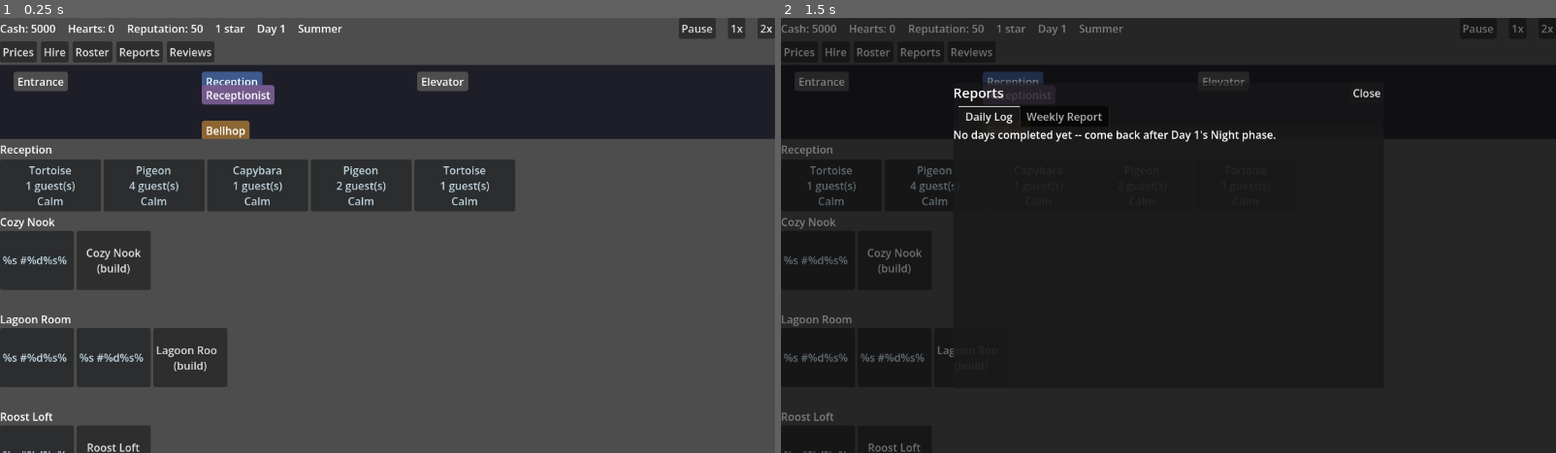
Above: before the commit, frames 1-2 (left to right).
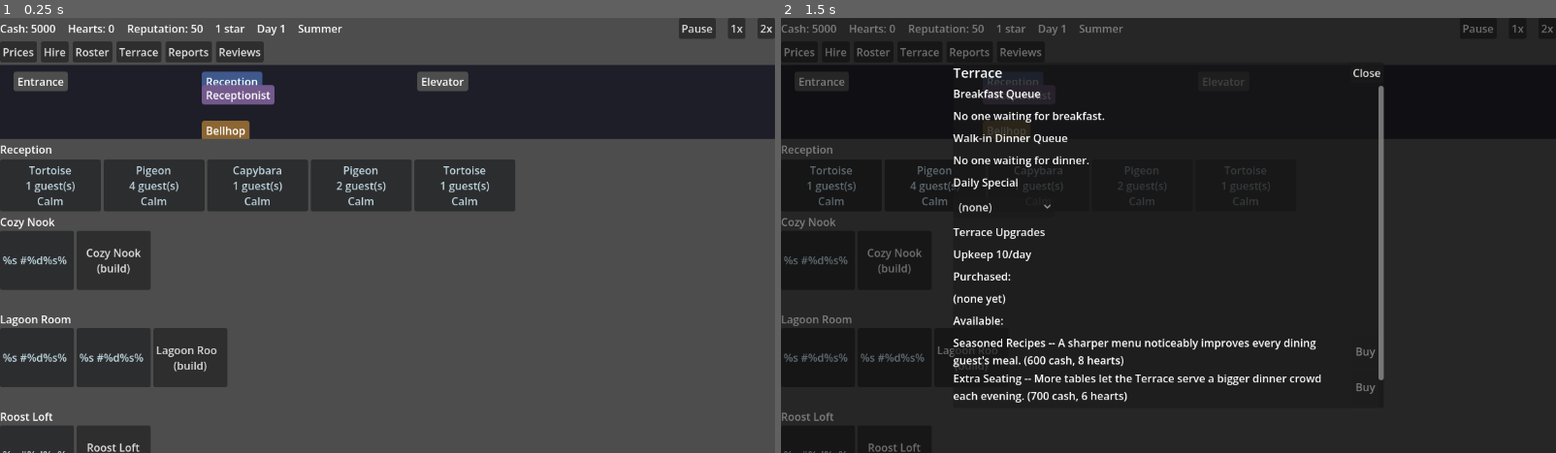
Above: after the commit, the same moments.

Repository: rdefm/habitat_hotel
Game: Godot game, scene res://main.tscn
The game is run twice, just before and just after one commit, with the same random seed, the same clock (stepped at 60 frames per second) and the same inputs.
Inputs (mouse positions are in pixels of both pictures, inside the frame that each line leads up to):
- Up to frame 1 (0.25 s): no input
- Up to frame 2 (1.5 s): click (920, 52) at 0.5 s, where only the run after the commit has a clickable "Terrace"; click "1x" at 1.25 s

The runs differ from the first frame. In frame 1, 0.4% of the frame differs, in the area x 15-35%, y 5-11%; in frame 2, 4.2%, in the area x 15-78%, y 6-89%.

Commit message:
Add Terrace/Dining UI: breakfast+dinner queues, Daily Special, upgrades (ticket 14)
Generalizes PatienceState.tier() to take a specific patience config dict
(rather than the whole balance Dictionary) so the new dinner queue can
reuse Reception's calm/impatient/huffy tiers against its own thresholds.

Co-Authored-By: Claude Sonnet 5 <noreply@anthropic.com>
Claude-Session: https://claude.ai/code/session_01KgYiAahzqHK4y2Fjihnhv1

Diff:
--- a/data/balance.json
+++ b/data/balance.json
@@ -74,6 +74,8 @@
     "walkin_patience": {
       "start": 48,
       "decay_per_tick": 1,
+      "impatient_at": 24,
+      "huffy_at": 9,
       "unstaffed_multiplier": 1.6
     },
     "satisfaction": {
--- a/sim/patience_state.gd
+++ b/sim/patience_state.gd
@@ -1,17 +1,19 @@
 class_name PatienceState
 extends RefCounted
 
-## Pure classification of a pending Party's Patience value into the three
-## display tiers Reception (ticket 05) uses to give the player fair warning
-## before a Party's Patience hits zero and it walks away: calm -> impatient
-## -> huffy. Thresholds are data/balance.json's patience.impatient_at/
-## huffy_at -- both Patience VALUES the countdown crosses on its way down
-## from patience.start to 0, not durations.
+## Pure classification of a Patience value into the three display tiers
+## calm -> impatient -> huffy: Reception (ticket 05) uses it for a pending
+## Party's Patience, and the Terrace view (ticket 14) reuses it for the
+## Evening walk-in dinner queue's Patience. Takes the specific patience
+## config dict (e.g. data/balance.json's "patience" block, or
+## "dining.walkin_patience") rather than the whole balance Dictionary, since
+## the two queues decay against different start/threshold values --
+## impatient_at/huffy_at are both Patience VALUES the countdown crosses on
+## its way down from that config's own "start", not durations.
 
-static func tier(patience: float, balance: Dictionary) -> String:
-	var p: Dictionary = balance["patience"]
-	if patience <= float(p["huffy_at"]):
+static func tier(patience: float, patience_cfg: Dictionary) -> String:
+	if patience <= float(patience_cfg["huffy_at"]):
 		return "huffy"
-	if patience <= float(p["impatient_at"]):
+	if patience <= float(patience_cfg["impatient_at"]):
 		return "impatient"
 	return "calm"
--- a/tests/test_patience_state.gd
+++ b/tests/test_patience_state.gd
@@ -1,29 +1,29 @@
 extends GutTest
 
 ## Characterizes sim/patience_state.gd's tier() -- the pure calm/impatient/huffy
-## classification Reception uses (ticket 05) to give the player fair warning
-## before a pending Party's Patience hits zero and it walks away. Thresholds
-## are data/balance.json's patience.impatient_at/huffy_at, both Patience
-## VALUES the countdown crosses on its way from patience.start to 0, not
-## durations.
+## classification Reception (ticket 05) and the Terrace view's dinner queue
+## (ticket 14) both use to give the player fair warning before a Patience
+## value hits zero and its owner walks away. Thresholds come from whatever
+## patience config dict the caller passes (data/balance.json's "patience"
+## block for Reception, "dining.walkin_patience" for the dinner queue) --
+## impatient_at/huffy_at are both Patience VALUES the countdown crosses on
+## its way from that config's own "start" to 0, not durations.
 
 const PatienceState = preload("res://sim/patience_state.gd")
 
-const BALANCE := {
-	"patience": {"start": 80, "decay_per_tick": 1, "impatient_at": 40, "huffy_at": 15},
-}
+const PATIENCE_CFG := {"start": 80, "decay_per_tick": 1, "impatient_at": 40, "huffy_at": 15}
 
 
 func test_tier_is_calm_above_the_impatient_threshold() -> void:
-	assert_eq(PatienceState.tier(80.0, BALANCE), "calm")
-	assert_eq(PatienceState.tier(41.0, BALANCE), "calm")
+	assert_eq(PatienceState.tier(80.0, PATIENCE_CFG), "calm")
+	assert_eq(PatienceState.tier(41.0, PATIENCE_CFG), "calm")
 
 
 func test_tier_is_impatient_at_and_below_the_impatient_threshold() -> void:
-	assert_eq(PatienceState.tier(40.0, BALANCE), "impatient")
-	assert_eq(PatienceState.tier(16.0, BALANCE), "impatient")
+	assert_eq(PatienceState.tier(40.0, PATIENCE_CFG), "impatient")
+	assert_eq(PatienceState.tier(16.0, PATIENCE_CFG), "impatient")
 
 
 func test_tier_is_huffy_at_and_below_the_huffy_threshold() -> void:
-	assert_eq(PatienceState.tier(15.0, BALANCE), "huffy")
-	assert_eq(PatienceState.tier(0.0, BALANCE), "huffy")
+	assert_eq(PatienceState.tier(15.0, PATIENCE_CFG), "huffy")
+	assert_eq(PatienceState.tier(0.0, PATIENCE_CFG), "huffy")
--- a/ui/main_screen.gd
+++ b/ui/main_screen.gd
@@ -15,6 +15,7 @@
 const ReportsMenu = preload("res://ui/reports_menu.gd")
 const ReviewsMenu = preload("res://ui/reviews_menu.gd")
 const UpgradeMenu = preload("res://ui/upgrade_menu.gd")
+const TerraceMenu = preload("res://ui/terrace_menu.gd")
 const LobbyView = preload("res://ui/lobby_view.gd")
 const DemandFormat = preload("res://ui/demand_format.gd")
 
@@ -147,6 +148,7 @@
 		["Prices", func(): return PricesMenu.new()],
 		["Hire", func(): return HireMenu.new()],
 		["Roster", func(): return RosterMenu.new()],
+		["Terrace", func(): return TerraceMenu.new()],
 		["Reports", func(): return ReportsMenu.new()],
 		["Reviews", func(): return ReviewsMenu.new()],
 	]
--- a/ui/reception_panel.gd
+++ b/ui/reception_panel.gd
@@ -97,7 +97,7 @@
 	var party_id := int(party["id"])
 	var species_id: String = party["species_id"]
 	var species_name: String = GameState.species.get(species_id, {}).get("name", species_id)
-	var tier := PatienceState.tier(float(party["patience"]), GameState.balance)
+	var tier := PatienceState.tier(float(party["patience"]), GameState.balance["patience"])
 	var selected := party_id == _selected_party_id
 
 	var btn := Button.new()
--- /dev/null
+++ b/ui/terrace_menu.gd
@@ -0,0 +1,226 @@
+class_name TerraceMenu
+extends VBoxContainer
+
+## The Terrace's own view (ticket 14, ADR-0003): the current breakfast queue,
+## the current Evening walk-in dinner queue with each Diner's Patience state
+## (sim/patience_state.gd, reusing Reception's calm/impatient/huffy tiers --
+## see ticket 14's PatienceState generalization), the Daily Special picker,
+## and the Terrace's own Upgrade list -- reusing UpgradeMenu's purchase-row
+## pattern (tickets 03/13) but addressed by the Terrace's single fixed
+## structure instead of room_type_id + instance_id.
+##
+## Opened as a modal from the menu bar like Prices/Hire/Roster/Reports/
+## Reviews, which pauses the Clock (main_screen.open_menu()) -- so unlike
+## ReceptionPanel/HotelPanel, this view doesn't need its own tick_advanced
+## refresh wiring: nothing in Sim moves while it's open, and _refresh() is
+## called again after every mutating action (buying an upgrade, changing the
+## Daily Special).
+##
+## A walkin_queue entry with guest_id != -1 is a room guest's dinner add-on
+## (ticket 12) rather than a true Walk-in Diner -- flagged "(Room add-on)"
+## here, matching the "+ Dinner" tag hotel_panel.gd already shows on that
+## guest's Room card.
+
+const PatienceState = preload("res://sim/patience_state.gd")
+
+const TIER_COLOR := {
+	"calm": Color(0.85, 0.95, 1.0),
+	"impatient": Color(1.0, 0.75, 0.35),
+	"huffy": Color(1.0, 0.45, 0.4),
+}
+
+var _breakfast_list: VBoxContainer
+var _dinner_list: VBoxContainer
+var _special_option: OptionButton
+var _species_ids_by_option_index: Array = []
+var _stats_label: Label
+var _purchased_list: VBoxContainer
+var _available_list: VBoxContainer
+
+
+func _ready() -> void:
+	custom_minimum_size = Vector2(560, 480)
+
+	var scroll := ScrollContainer.new()
+	scroll.size_flags_vertical = Control.SIZE_EXPAND_FILL
+	add_child(scroll)
+
+	var body := VBoxContainer.new()
+	body.size_flags_horizontal = Control.SIZE_EXPAND_FILL
+	body.add_theme_constant_override("separation", 10)
+	scroll.add_child(body)
+
+	body.add_child(_section_header("Breakfast Queue"))
+	_breakfast_list = VBoxContainer.new()
+	body.add_child(_breakfast_list)
+
+	body.add_child(_section_header("Walk-in Dinner Queue"))
+	_dinner_list = VBoxContainer.new()
+	body.add_child(_dinner_list)
+
+	body.add_child(_section_header("Daily Special"))
+	body.add_child(_build_special_row())
+
+	body.add_child(_section_header("Terrace Upgrades"))
+	_stats_label = Label.new()
+	_stats_label.autowrap_mode = TextServer.AUTOWRAP_WORD
+	body.add_child(_stats_label)
+
+	var purchased_header := Label.new()
+	purchased_header.text = "Purchased:"
+	body.add_child(purchased_header)
+	_purchased_list = VBoxContainer.new()
+	body.add_child(_purchased_list)
+
+	var available_header := Label.new()
+	available_header.text = "Available:"
+	body.add_child(available_header)
+	_available_list = VBoxContainer.new()
+	body.add_child(_available_list)
+
+	_refresh()
+
+
+func _section_header(text: String) -> Label:
+	var l := Label.new()
+	l.text = text
+	l.add_theme_font_size_override("font_size", 16)
+	return l
+
+
+## --- Breakfast queue (ticket 09) ---
+
+func _refresh_breakfast() -> void:
+	for child in _breakfast_list.get_children():
+		child.queue_free()
+	if Sim.breakfast_queue.is_empty():
+		_breakfast_list.add_child(_label("No one waiting for breakfast."))
+		return
+	for entry in Sim.breakfast_queue:
+		var species_id: String = entry["species_id"]
+		var species_name: String = GameState.species.get(species_id, {}).get("name", species_id)
+		var room_name: String = GameState.rooms.get(entry["room_type_id"], {}).get("name", entry["room_type_id"])
+		_breakfast_list.add_child(_label("%s x%d -- %s #%d" % [
+			species_name, int(entry["party_size"]), room_name, int(entry["instance_id"]),
+		]))
+
+
+## --- Walk-in dinner queue (tickets 10/12), Patience state (ticket 05's PatienceState) ---
+
+func _refresh_dinner() -> void:
+	for child in _dinner_list.get_children():
+		child.queue_free()
+	if Sim.walkin_queue.is_empty():
+		_dinner_list.add_child(_label("No one waiting for dinner."))
+		return
+	var patience_cfg: Dictionary = GameState.balance["dining"]["walkin_patience"]
+	for entry in Sim.walkin_queue:
+		var species_id: String = entry["species_id"]
+		var species_name: String = GameState.species.get(species_id, {}).get("name", species_id)
+		var tier := PatienceState.tier(float(entry["patience"]), patience_cfg)
+		var addon_note := " (Room add-on)" if int(entry.get("guest_id", -1)) != -1 else ""
+		var line := _label("%s the %s x%d -- %s%s" % [
+			entry["name"], species_name, int(entry["party_size"]), tier.capitalize(), addon_note,
+		])
+		line.modulate = TIER_COLOR[tier]
+		_dinner_list.add_child(line)
+
+
+## --- Daily Special (ticket 10 built where the choice lives; this is the UI) ---
+
+func _build_special_row() -> Control:
+	var row := HBoxContainer.new()
+	row.add_theme_constant_override("separation", 10)
+
+	_special_option = OptionButton.new()
+	_species_ids_by_option_index = [""]
+	_special_option.add_item("(none)")
+	var species_ids := GameState.species.keys()
+	species_ids.sort()
+	for species_id in species_ids:
+		_species_ids_by_option_index.append(species_id)
+		_special_option.add_item(String(GameState.species[species_id].get("name", species_id)))
+	_special_option.selected = maxi(0, _species_ids_by_option_index.find(GameState.daily_special))
+	_special_option.item_selected.connect(_on_special_selected)
+	row.add_child(_special_option)
+
+	return row
+
+
+func _on_special_selected(index: int) -> void:
+	GameState.set_daily_special(_species_ids_by_option_index[index])
+
+
+## --- Terrace upgrades (ticket 13's data/queries; this reuses UpgradeMenu's row pattern) ---
+
+func _refresh_upgrades() -> void:
+	var stats := GameState.effective_terrace_stats()
+	_stats_label.text = "Upkeep %d/day%s%s" % [
+		int(stats["upkeep_per_day"]),
+		("  capacity +%d" % int(stats["capacity_delta"])) if int(stats["capacity_delta"]) != 0 else "",
+		("  satisfaction +%d" % int(stats["satisfaction_bonus"])) if float(stats.get("satisfaction_bonus", 0)) != 0.0 else "",
+	]
+
+	for child in _purchased_list.get_children():
+		child.queue_free()
+	if GameState.terrace_upgrades.is_empty():
+		_purchased_list.add_child(_label("(none yet)"))
+	else:
+		for upgrade_id in GameState.terrace_upgrades:
+			var upgrade := _find_terrace_upgrade(upgrade_id)
+			_purchased_list.add_child(_label("- %s: %s" % [upgrade.get("name", upgrade_id), upgrade.get("description", "")]))
+
+	for child in _available_list.get_children():
+		child.queue_free()
+	var available: Array = GameState.available_terrace_upgrades()
+	if available.is_empty():
+		_available_list.add_child(_label("No more Terrace upgrades."))
+	for upgrade in available:
+		_available_list.add_child(_build_upgrade_row(upgrade))
+
+
+func _build_upgrade_row(upgrade: Dictionary) -> Control:
+	var row := HBoxContainer.new()
+	row.add_theme_constant_override("separation", 10)
+
+	var info := Label.new()
+	info.text = "%s -- %s (%d cash, %d hearts)" % [
+		upgrade["name"], upgrade["description"], int(upgrade["cost_cash"]), int(upgrade["cost_hearts"]),
+	]
+	info.autowrap_mode = TextServer.AUTOWRAP_WORD
+	info.custom_minimum_size = Vector2(320, 0)
+	info.size_flags_horizontal = Control.SIZE_EXPAND_FILL
+	row.add_child(info)
+
+	var buy_btn := Button.new()
+	buy_btn.text = "Buy"
+	buy_btn.disabled = GameState.cash < int(upgrade["cost_cash"]) or GameState.hearts < int(upgrade["cost_hearts"])
+	buy_btn.pressed.connect(_on_buy_pressed.bind(upgrade["id"]))
+	row.add_child(buy_btn)
+
+	return row
+
+
+func _on_buy_pressed(upgrade_id: String) -> void:
+	if GameState.purchase_terrace_upgrade(upgrade_id):
+		_refresh_upgrades()
+
+
+func _find_terrace_upgrade(upgrade_id: String) -> Dictionary:
+	for upgrade in GameState.terrace.get("upgrades", []):
+		if upgrade["id"] == upgrade_id:
+			return upgrade
+	return {}
+
+
+func _refresh() -> void:
+	_refresh_breakfast()
+	_refresh_dinner()
+	_refresh_upgrades()
+
+
+func _label(text: String) -> Label:
+	var l := Label.new()
+	l.text = text
+	l.autowrap_mode = TextServer.AUTOWRAP_WORD
+	return l
Not shown, removed: .scratch/direct-manipulation-core-loop/issues/14-terrace-dining-ui.md
Not shown, added: .scratch/direct-manipulation-core-loop/issues/14-terrace-dining-ui_COMPLETED.md
